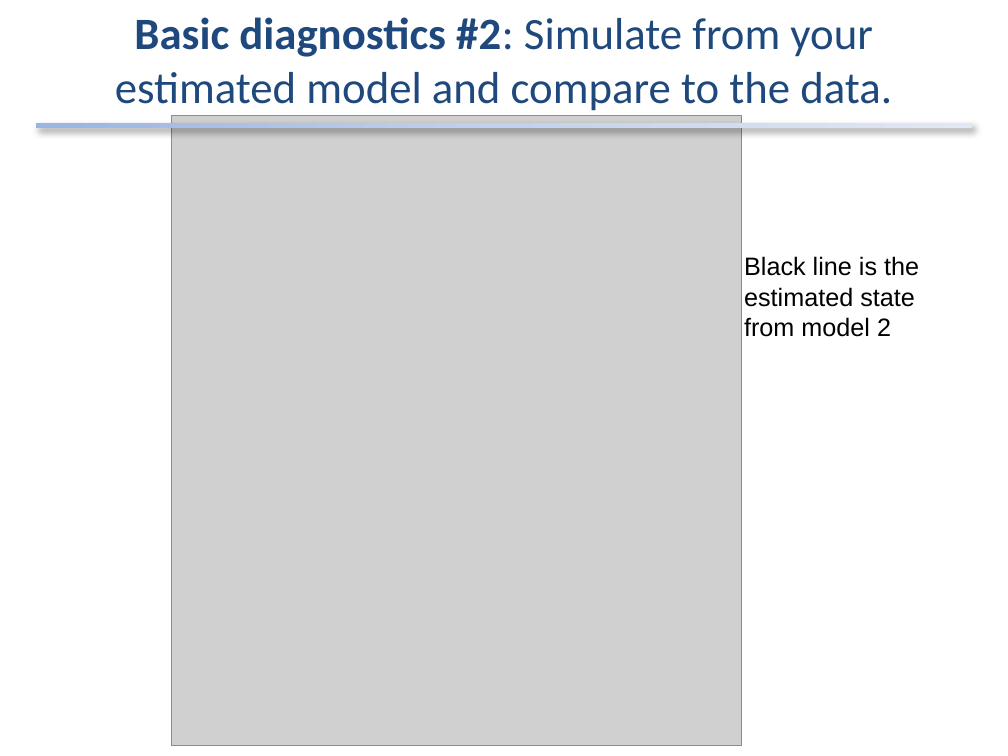
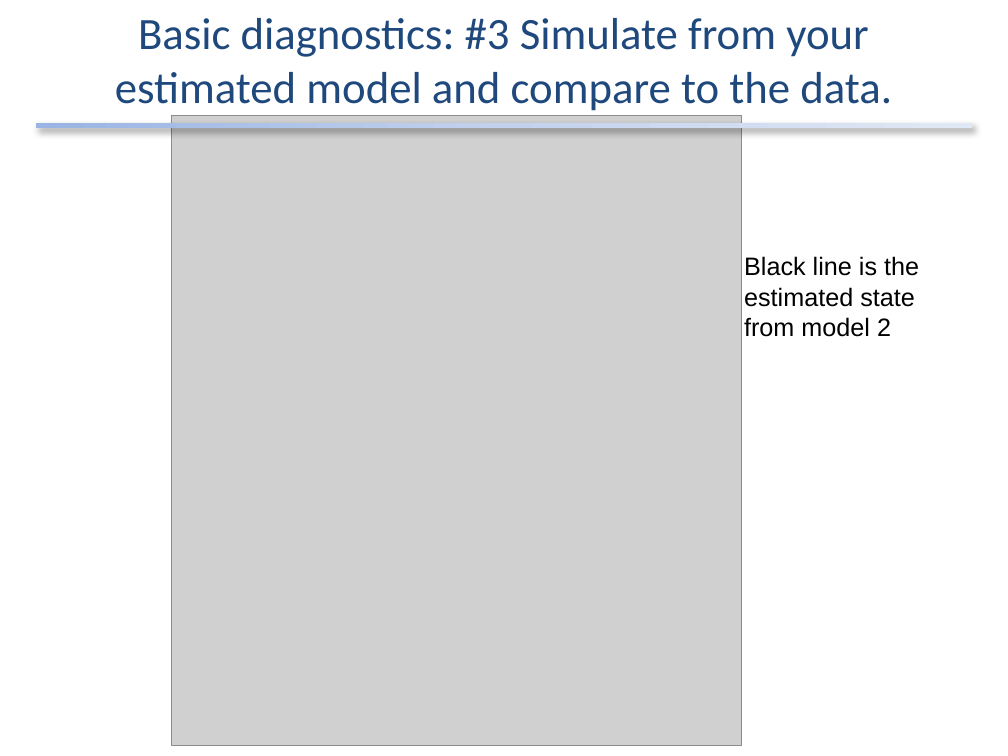
Before and after one commit to atsa-es/atsa, a slide deck: slide 42 of Lectures/Week 3/lec_05_uni_state_space.pptx. Drawn at 1008x756 pixels with LibreOffice and Linux fonts; fonts in the diff are those of the drawing; grey boxes stand for pictures. Boxes give left, top, right and bottom in pixels: in the first picture for what was removed or moved away, otherwise in the second. Text is boxed around its words. In the diff, an @@ line names an element or a change of style, - is before the commit and + after.

```diff
--- a/Lectures/Week 3/lec_05_uni_state_space.pptx
+++ b/Lectures/Week 3/lec_05_uni_state_space.pptx
@@ text at (115,18,892,111): text changed @@
-Basic diagnostics #2: Simulate from your estimated model and compare to the data.
+Basic diagnostics: #3 Simulate from your estimated model and compare to the data.
```
Also in this commit, not shown: 5 other slides changed, 3 slides added, 1 slide removed, 6 other files.
